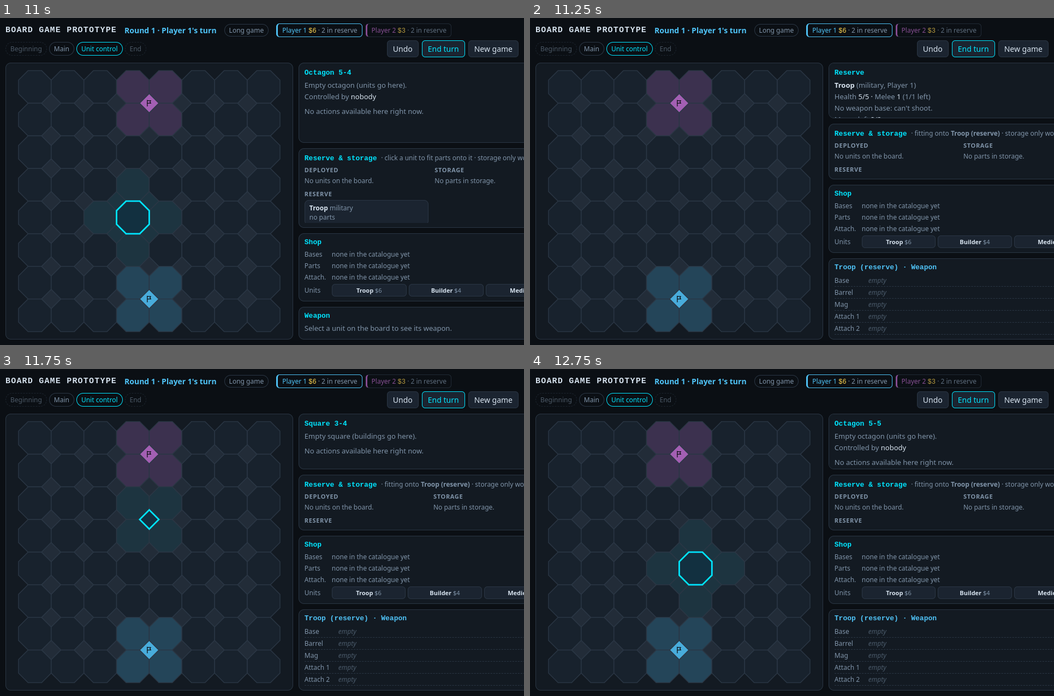
Above: before the commit, frames 1-4 (two rows, left to right).
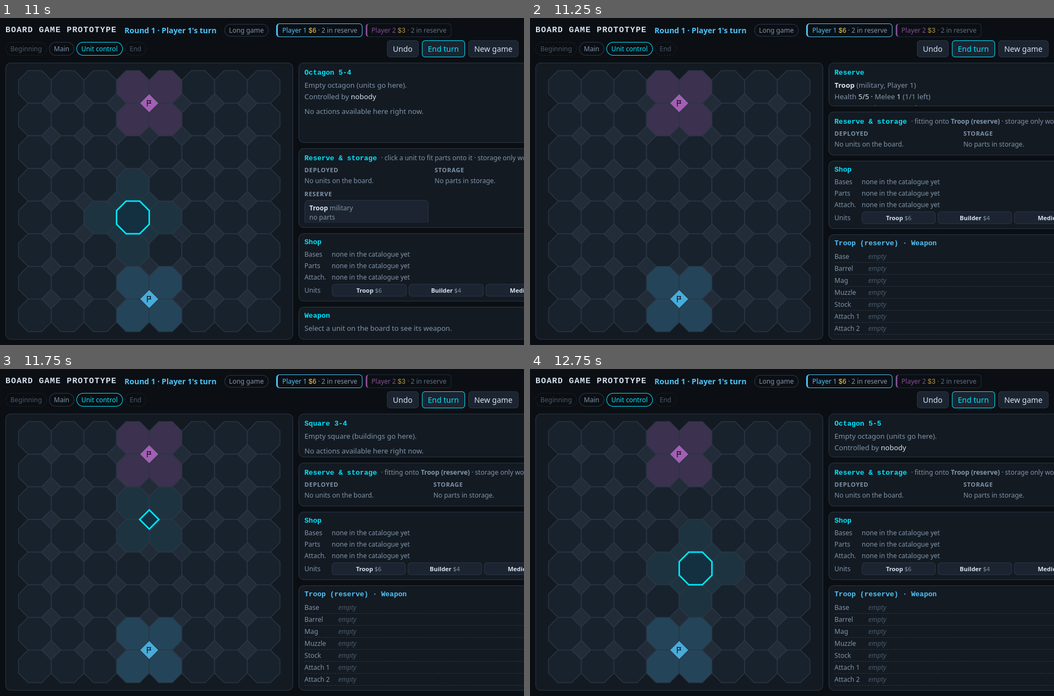
Above: after the commit, the same moments.

Repository: JLMJLMJLM14159/Board-game
Game: browser game, page index.html
The game is run twice, just before and just after one commit, with the same random seed, the same clock (stepped at 60 frames per second) and the same inputs.
Inputs (mouse positions are in pixels of both pictures, inside the frame that each line leads up to):
- Up to frame 1 (11 s): click "Long Expensive everything and…" at 1.17 s; click (68, 184) at 1.67 s; click "Go to Unit control" at 1.77 s; click (167, 86) at 2.17 s; click (230, 184) at 2.67 s; click (183, 233) at 3.17 s; click (246, 233) at 3.67 s; click (115, 168) at 4.17 s; click (199, 86) at 4.67 s; click (68, 217) at 5.17 s; click (199, 217) at 5.67 s; click "Undo" at 6.17 s; click (99, 86) at 6.67 s; click (68, 250) at 7.17 s; click (214, 299) at 7.67 s; click "Go to Unit control" at 7.77 s; click (68, 86) at 8.17 s; click (246, 168) at 8.67 s; click (99, 217) at 9.17 s; click (99, 184) at 9.67 s; click (167, 152) at 10.17 s; click (131, 217) at 10.67 s
- Up to frame 2 (11.25 s): click "Troop military no parts" at 11.17 s
- Up to frame 3 (11.75 s): click (146, 519) at 11.67 s
- Up to frame 4 (12.75 s): click (645, 486) at 12.17 s; click (697, 568) at 12.67 s

Frame 1 is identical in both runs. In frame 2, 3.6% of the frame differs, in the area x 56-100%, y 25-89%; in frame 3, 3.4%; in frame 4, 3.6%.

Commit message:
Add muzzle and stock as fixed weapon slots
- Weapons now have base, barrel, mag, muzzle and stock slots, plus the
  2 free attachment slots
- New Muzzle and Stock part classes, offered in the parts row and
  priced like barrels in each game length
- The list of fixed slots lives in one place (Armory.FIXED_PLACES)

Co-Authored-By: Claude Opus 5.5 <noreply@anthropic.com>
Claude-Session: https://claude.ai/code/session_01XceUm29GPVt3vW7Z5cvjis

Diff:
--- a/js/armory.js
+++ b/js/armory.js
@@ -8,18 +8,30 @@
 //     base: { partId, rarity: null } | null,
 //     barrel: { partId, rarity } | null,
 //     mag: { partId, rarity } | null,
+//     muzzle: { partId, rarity } | null,
+//     stock: { partId, rarity } | null,
 //     attachments: [{ partId, rarity } | null, { partId, rarity } | null],
 //   }
 // =============================================================
 
 const Armory = {
+  // The fixed slots every weapon has, in order. Attachments come after these.
+  FIXED_PLACES: ["base", "barrel", "mag", "muzzle", "stock"],
+
   createEmptyWeapon() {
-    return {
-      base: null,
-      barrel: null,
-      mag: null,
-      attachments: new Array(CONFIG.attachmentSlots).fill(null),
-    };
+    const weapon = Object.fromEntries(Armory.FIXED_PLACES.map((place) => [place, null]));
+    weapon.attachments = new Array(CONFIG.attachmentSlots).fill(null);
+    return weapon;
+  },
+
+  // Every place on a weapon: the fixed slots, then attachment slot numbers.
+  places(weapon) {
+    return [...Armory.FIXED_PLACES, ...weapon.attachments.map((_, i) => i)];
+  },
+
+  // The part instance in a place, or null.
+  at(weapon, place) {
+    return (typeof place === "number" ? weapon.attachments[place] : weapon[place]) || null;
   },
 
   isEmpty(weapon) {
@@ -33,7 +45,7 @@
 
   // Every installed part instance, base first.
   installed(weapon) {
-    return [weapon.base, weapon.barrel, weapon.mag, ...weapon.attachments].filter(Boolean);
+    return Armory.places(weapon).map((place) => Armory.at(weapon, place)).filter(Boolean);
   },
 
   // `unit` is the unit carrying the weapon (some parts only fit some units).
--- a/js/config.js
+++ b/js/config.js
@@ -51,7 +51,7 @@
       startingMoney: 10,
       startingUnits: ["troop", "troop", "troop", "builder", "medic"],
       unitCosts: { troop: 2, builder: 2, medic: 3, military: 2, civilian: 2 },
-      partCosts: { base: 2, barrel: 1, mag: 1, attachment: 1 },
+      partCosts: { base: 2, barrel: 1, mag: 1, muzzle: 1, stock: 1, attachment: 1 },
       buildingCosts: { default: 2 },
     },
     standard: {
@@ -60,7 +60,7 @@
       startingMoney: 5,
       startingUnits: ["troop", "troop", "builder"],
       unitCosts: { troop: 4, builder: 3, medic: 4, military: 4, civilian: 3 },
-      partCosts: { base: 3, barrel: 2, mag: 2, attachment: 2 },
+      partCosts: { base: 3, barrel: 2, mag: 2, muzzle: 2, stock: 2, attachment: 2 },
       buildingCosts: { default: 4 },
     },
     long: {
@@ -69,7 +69,7 @@
       startingMoney: 3,
       startingUnits: ["troop", "builder"],
       unitCosts: { troop: 6, builder: 4, medic: 6, military: 6, civilian: 4 },
-      partCosts: { base: 4, barrel: 3, mag: 3, attachment: 3 },
+      partCosts: { base: 4, barrel: 3, mag: 3, muzzle: 3, stock: 3, attachment: 3 },
       buildingCosts: { default: 6 },
     },
   },
--- a/js/data/weapons.js
+++ b/js/data/weapons.js
@@ -29,8 +29,8 @@
   //   description: "",
   // }),
 
-  // ---- Barrels and mags ----
-  // new Barrel({                    // or: new Mag({ ... })
+  // ---- Barrels, mags, muzzles and stocks ----
+  // new Barrel({                    // or: new Mag({ ... }), new Muzzle({ ... }), new Stock({ ... })
   //   id: "coil_barrel",
   //   name: "Coil Barrel",
   //   synergy: "electrical",        // optional
--- a/js/market.js
+++ b/js/market.js
@@ -5,7 +5,7 @@
 // Each player has their own market (player.market), one row per pile:
 //   {
 //     bases:       [{ item: partInstance | null, locked: false }, ...],  // weapon bases
-//     parts:       [...],   // barrels and mags
+//     parts:       [...],   // barrels, mags, muzzles and stocks
 //     attachments: [...],   // attachments for both military weapons and support units
 //   }
 // The number of slots in each row is set in CONFIG.market.
--- a/js/parts.js
+++ b/js/parts.js
@@ -8,6 +8,8 @@
 //       │                      legendary version
 //       ├── Barrel             one per weapon
 //       ├── Mag                one per weapon
+//       ├── Muzzle             one per weapon
+//       ├── Stock              one per weapon
 //       └── Attachment         up to 2 per weapon, never two of the same
 //           └── SupportAttachment   for support (civilian) units only, e.g. a
 //                                   Builder's tool kit; lists which unit types it fits
@@ -15,7 +17,7 @@
 // Military units carry a full weapon. Support units only have the 2
 // attachment slots, and only take SupportAttachments made for their type.
 //
-// A part goes into a PLACE on a weapon: "base", "barrel", "mag", or an
+// A part goes into a PLACE on a weapon: "base", "barrel", "mag", "muzzle", "stock", or an
 // attachment slot number (0, 1). Putting a part into a filled place
 // replaces the part that was there.
 //
@@ -168,6 +170,18 @@
   }
 }
 
+class Muzzle extends CustomPart {
+  get slot() {
+    return "muzzle";
+  }
+}
+
+class Stock extends CustomPart {
+  get slot() {
+    return "stock";
+  }
+}
+
 // Goes in one of the weapon's attachment slots. A unit can't carry two of the
 // same attachment.
 class Attachment extends CustomPart {
--- a/js/rules.js
+++ b/js/rules.js
@@ -435,7 +435,7 @@
     list(state) {
       const out = state.players[state.currentPlayer].storage.map((_, index) => ({ type: "UPGRADE_PART", index }));
       for (const unit of Units.allOf(state, state.currentPlayer)) {
-        for (const place of ["base", "barrel", "mag", ...unit.weapon.attachments.map((_, i) => i)]) {
+        for (const place of Armory.places(unit.weapon)) {
           out.push({ type: "UPGRADE_PART", unitId: unit.id, place });
         }
       }
@@ -475,7 +475,7 @@
     list(state) {
       const out = [];
       for (const unit of Units.allOf(state, state.currentPlayer)) {
-        for (const place of ["base", "barrel", "mag", ...unit.weapon.attachments.map((_, i) => i)]) {
+        for (const place of Armory.places(unit.weapon)) {
           out.push({ type: "UNEQUIP_PART", unitId: unit.id, place });
         }
       }
--- a/js/ui.js
+++ b/js/ui.js
@@ -317,6 +317,8 @@
       ["Base", weapon.base],
       ["Barrel", weapon.barrel],
       ["Mag", weapon.mag],
+      ["Muzzle", weapon.muzzle],
+      ["Stock", weapon.stock],
       ...weapon.attachments.map((instance, i) => [`Attach ${i + 1}`, instance]),
     ];
   },
@@ -341,7 +343,7 @@
       if (a.unitId === unit.id) upgrade[a.place] = a;
     }
     const support = Units.isCivilian(unit);
-    const places = ["base", "barrel", "mag", ...unit.weapon.attachments.map((_, i) => i)];
+    const places = Armory.places(unit.weapon);
     const rows = UI.weaponRows(unit.weapon)
       .map(([label, instance], i) => {
         // Support units only have attachment slots.
